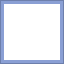
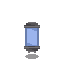
Layered file, before and after one edit (64px x 64px). Changes by layer:
showed group "Group 6" (4 layers) over bbox(24, 22, 40, 59)
added layer "Layer 35" in group "Group 6" over bbox(27, 29, 37, 31)
hid group "walls" (18 layers) over bbox(0, 0, 64, 64)
